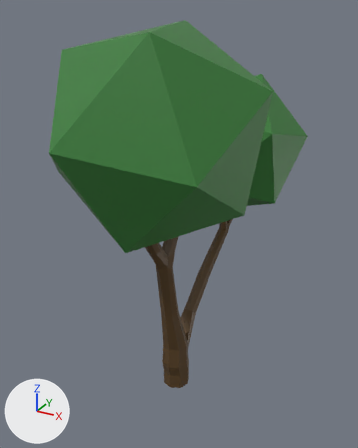
One commit to the FBX model Assets/Meshes/!_Environments/Tree04.fbx: the scene before it, then after it.
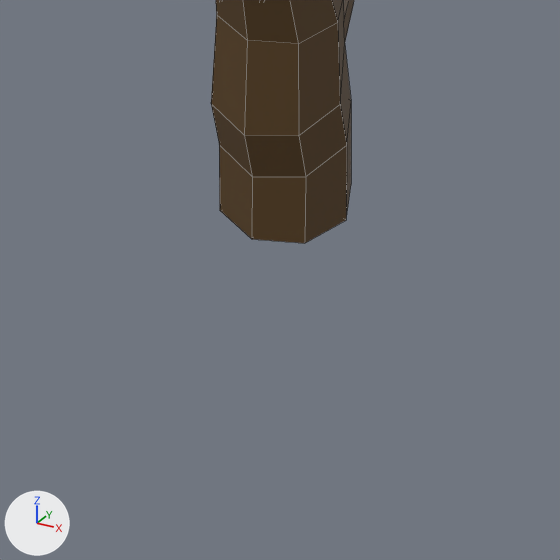
Each version is shown whole from a 50 mm camera at (9.49, -16.99, 16.93) aimed at (-1.14, 2.33, 7.27), then close up on the part from 34% to 64% of the width and 76% to 100% of the height. The axes (+X, +Y, +Z) are drawn at lower left. The lights are the same throughout. The close-ups show mesh edges as thin lines. Where no turn or scale is listed for an object, it has been applied to the vertices. Vertices at the same position are counted once.

In view in the first close-up: 'Tree04'.
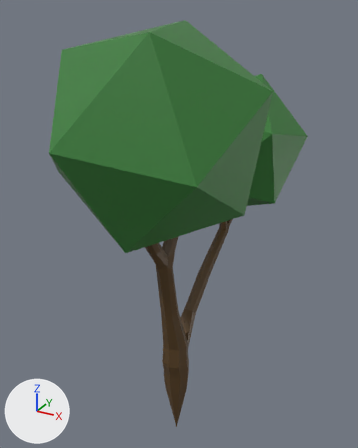
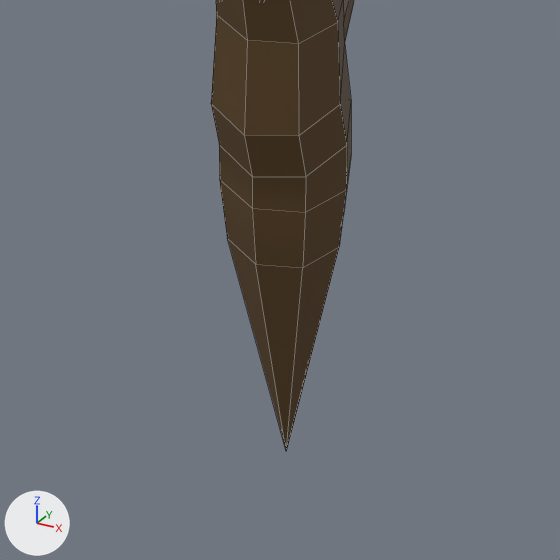
Boxes [x1, y1, x2, y2] around the edits, measured in the close-ups (560 x 560 px):
'Tree04', reshaped
    before: [211, 0, 354, 243]
    after: [211, 0, 354, 451]
part 1 of me_mesh, built on
    before: [219, 108, 351, 243]
    after: [219, 108, 351, 451]

The change, as a diff of the scene's bpy script:
```diff
--- a/Assets/Meshes/!_Environments/Tree04.fbx.py
+++ b/Assets/Meshes/!_Environments/Tree04.fbx.py
@@ me_mesh @@
 # used by ob_tree04; location = (0.0, 0.0, 0.0)
-me_mesh.from_pydata(...)  # 201 vertices, 205 faces; spans x -4.4..3.9, y -5.5..10.4, z 0.0..16.4
+me_mesh.from_pydata(...)  # 209 vertices, 213 faces; spans x -4.4..3.9, y -5.5..10.4, z -3.2..16.4
+# me_mesh part 1
+# 1 vertex is removed from x 0.0, y 0.0, z 0.0
+# 8 faces are deleted
+# 4 vertices in x -0.6..0.6, y -0.6..0.6, z 0.0 move by (0.0, 0.0, 0.4)
+# 4 vertices move from x -0.5..0.5, y -0.5..0.5, z 0.0 to x -0.5..0.5, y -0.4..0.4, z 0.4
+# 9 vertices are added at x -0.6..0.6, y -0.6..0.6, z -3.2..-0.3
+# 16 new faces join them, mat_wood_a_mat (brown #58401f)
 me_mesh.materials.append(mat_tree_mat)
```
